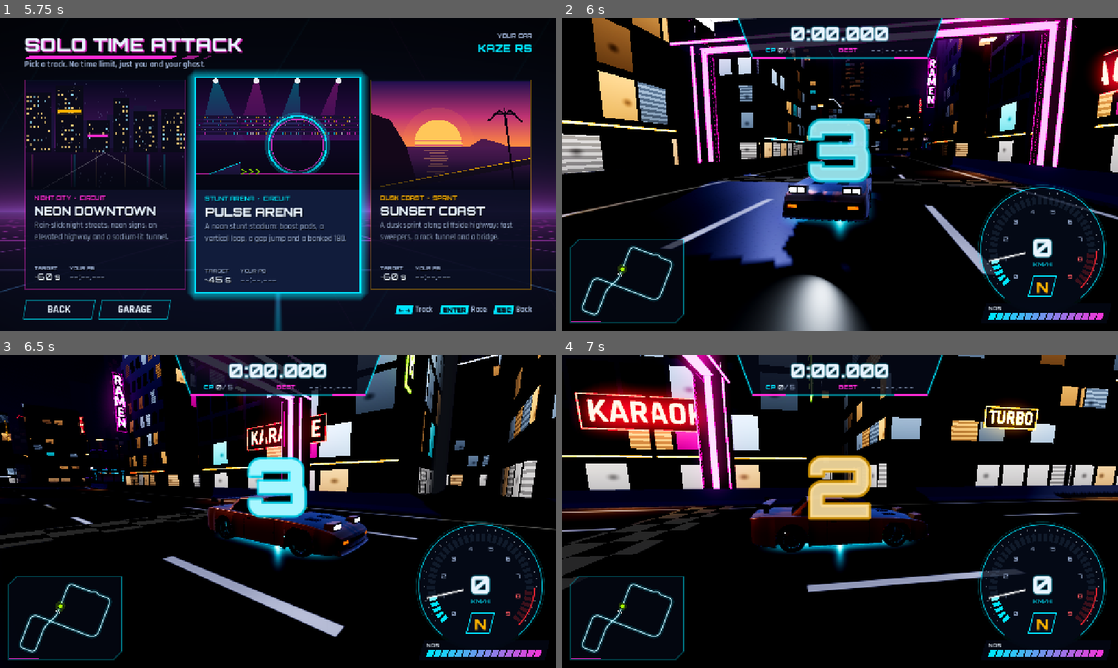
Above: before the commit, frames 1-4 (two rows, left to right).
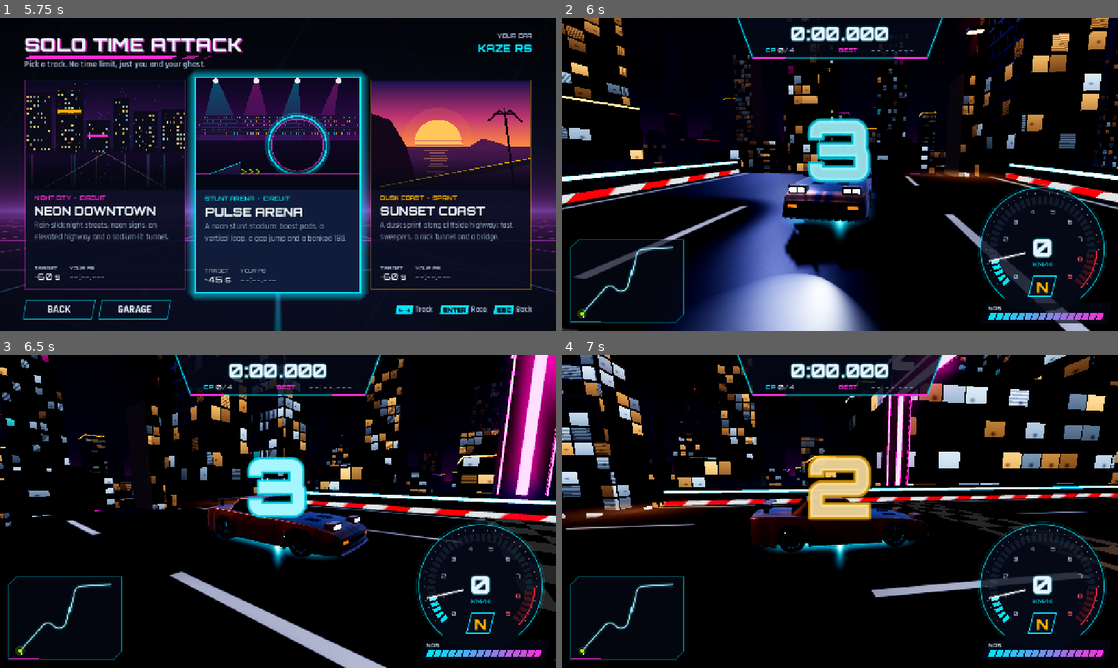
Above: after the commit, the same moments.

Repository: khanhonthetrack/speedfest
Game: Godot game, scene res://ui/main_menu.tscn
Two runs of this game, one before a commit and one after it. Both use one fixed random seed, a clock stepped at 60 frames per second and the inputs below.
Inputs (mouse positions are in pixels of both pictures, inside the frame that each line leads up to):
- Up to frame 1 (5.75 s): tap Enter at 0.5, 5.1 s; move the mouse to (400, 158) at 0.52 s; hold D (steer_right) 0.53-1.25 s; hold C (camera_cycle) 0.53-1.25 s; click (400, 158) at 0.67 s; drag from (166, 190) to (250, 237) at 1.27 s; move the mouse to (333, 105) at 2.02 s; hold D (steer_right) 2.03-2.75 s; hold Q (look_back) 2.03-2.75 s; drag from (250, 237) to (111, 127) at 2.77 s; move the mouse to (444, 221) at 3.52 s; hold A (steer_left) 3.53-4.25 s; tap N at 3.6 s; drag from (111, 127) to (194, 96) at 4.27 s; move the mouse to (305, 174) at 5.02 s; hold S (brake) from 5.03 s (still down); click (305, 174) at 5.17 s
- Up to frame 2 (6 s): release S (brake) at 5.75 s; click (667, 183) at 5.77 s
- Up to frame 3 (6.5 s): no input
- Up to frame 4 (7 s): drag from (756, 433) to (728, 527) at 6.52 s

Frame 1 is identical in both runs. In frame 2, 35% of the frame differs, in the area x 0-100%, y 0-100%; in frame 3, 25%; in frame 4, 29%.

Commit message:
tracks: Trackmania rework part 2: new Neon Downtown rooftop run and Sunset Coast cliff run; low neon barriers along the route; softer super boost; gantry fix for left-shifted loops
Co-Authored-By: Claude Opus 5.5 <noreply@anthropic.com>
Claude-Session: https://claude.ai/code/session_01XWgKiHbRtgKdaQBXSuzZm7

Diff:
--- a/game/tests/tracks/test_tracks.gd
+++ b/game/tests/tracks/test_tracks.gd
@@ -5,9 +5,10 @@
 ## Args: --track=all|<id>
 
 const RANGES := {
-	"downtown": {"len": [1700.0, 2400.0], "cps": [4, 6]},
-	"arena": {"len": [1250.0, 1800.0], "cps": [4, 5]},
-	"coast": {"len": [2600.0, 3400.0], "cps": [5, 6]},
+	# Trackmania-style short stunt tracks (30-45 s)
+	"downtown": {"len": [1100.0, 1800.0], "cps": [4, 6]},
+	"arena": {"len": [1100.0, 1800.0], "cps": [4, 6]},
+	"coast": {"len": [1100.0, 1800.0], "cps": [4, 6]},
 }
 
 var hits: Array = []
@@ -136,7 +137,7 @@
 		TestHooks.check(absf(top_y - base_y - 2.0 * float(l["radius"])) < 1.5, id + "_loop_shape", "top %.1f above entry" % (top_y - base_y))
 	for j in track.data["jumps"]:
 		var vmin: float = j["v_min"] * 3.6
-		TestHooks.check(vmin < 110.0, id + "_jump_min_speed", "%.0f km/h" % vmin)
+		TestHooks.check(vmin < 120.0, id + "_jump_min_speed", "%.0f km/h" % vmin)
 		# flight distance at 210 km/h from the lip; road must run straight to there
 		var v := float(j.get("check_kmh", 210.0)) / 3.6
 		var th: float = j["angle"]
--- a/game/tracks/defs/arena.gd
+++ b/game/tracks/defs/arena.gd
@@ -11,7 +11,7 @@
 		"platform": true,
 		"start_pos": Vector3(0, 30, 0),
 		"start_yaw": 0.0,
-		"walls": "none",
+		"walls": "both",
 		"wall_style": "neon",
 		"road_style": "neon",
 		"edge_neon": "cyan",
@@ -29,7 +29,7 @@
 			{"walls": "both"},
 			{"t": 90, "r": 60, "bank": 24},
 			{"s": 10},
-			{"walls": "none"},
+			{"walls": "both"},
 			{"cp": true},
 			{"s": 30}, {"boost": 12, "super": true}, {"s": 50, "w": 14.0},
 			{"loop": 20.0, "shift": 17.0},
@@ -40,7 +40,7 @@
 			{"walls": "both"},
 			{"wallride": -130, "r": 70, "roll": 75, "ramp": 62.0},
 			{"s": 40},
-			{"walls": "none"},
+			{"walls": "both"},
 			{"s": 60, "w": 22.0},
 			{"jump": {"ramp": 40.0, "h": 3.0, "gap": 26.0, "land": 70.0, "drop": 3.0, "end_dy": -4.0, "check_kmh": 220.0}, "w": 28.0},
 			{"cp": true},
@@ -52,7 +52,7 @@
 			{"cp": true},
 			{"boost": 12},
 			{"s": 60, "w": 22.0},
-			{"walls": "none"},
+			{"walls": "both"},
 			{"jump": {"ramp": 40.0, "h": 5.0, "gap": 24.0, "land": 60.0, "drop": 3.0, "end_dy": -3.0, "finish": true}},
 			{"s": 70},
 		],
--- a/game/tracks/defs/coast.gd
+++ b/game/tracks/defs/coast.gd
@@ -1,54 +1,61 @@
 extends RefCounted
-## Sunset Coast: dusk point-to-point sprint (~3 km) along a cliffside highway. The sea is on
-## the right (east). Fast sweepers, elevation, a long bridge over a bay and a rock tunnel.
+## Sunset Coast: Trackmania-style cliff run (~40 s, point to point) hanging over the cliffs and the
+## bay at dusk. Fast banked sweepers, a wall ride along the cliff face, a red super boost into a
+## huge jump across the bay, a loop on the headland, a drop and a final jump through the finish.
+## The sea is on the right (east).
 
 
 func layout() -> Dictionary:
 	return {
-		"width": 15.0,
+		"width": 18.0,
 		"circuit": false,
-		"start_pos": Vector3(0, 34, 0),
+		"platform": true,
+		"start_pos": Vector3(0, 46, 0),
 		"start_yaw": 0.0,
 		"walls": "both",
-		"wall_style": "guardrail",
+		"wall_style": "neon",
+		"road_style": "guardrail",
+		"edge_neon": "orange",
 		"ground": "terrain",
-		"kill_y": -3.0,
-		"road_depth": 2.6,
 		"ground_y": 0.0,
+		"terrain_clearance": 16.0,
+		"lift_banks": false,
+		"kill_below": 7.0,
 		"wet": false,
 		"segments": [
-			{"s": 30}, {"start": true}, {"s": 170, "dy": -4.0},
-			{"t": -35, "r": 260, "bank": 7, "dy": -6.0},
-			{"t": 50, "r": 250, "bank": 8, "dy": -3.0},
-			{"cp": true},
-			{"s": 140, "dy": 6.0},
-			{"t": -45, "r": 230, "bank": 8},
-			{"s": 100, "dy": -8.0},
-			{"t": 40, "r": 220, "bank": 8, "dy": -5.0},
+			{"s": 15}, {"start": true}, {"s": 25},
+			{"boost": 12}, {"s": 50},
+			# fast banked sweepers
+			{"walls": "both"},
+			{"t": -40, "r": 110, "bank": 16},
+			{"t": 45, "r": 110, "bank": 16},
+			{"walls": "both"},
 			{"cp": true},
 			{"s": 40},
-			{"zone": "bridge", "on": true},
-			{"s": 340},
-			{"zone": "bridge", "on": false},
+			# wall ride along the cliff face (right-hand)
+			{"walls": "both"},
+			{"wallride": 110, "r": 70, "roll": 75, "ramp": 62.0},
+			{"s": 40},
+			{"walls": "both"},
 			{"cp": true},
-			{"s": 30},
-			{"t": -40, "r": 230, "bank": 7, "dy": 8.0},
-			{"zone": "tunnel", "on": true},
-			{"s": 110},
-			{"t": -30, "r": 260, "bank": 4},
+			{"s": 100}, {"boost": 12}, {"s": 70, "w": 24.0},
+			# the huge jump across the bay: a wide landing pad well below the lip, long run-out
+			{"jump": {"ramp": 45.0, "h": 3.0, "gap": 55.0, "land": 90.0, "drop": 8.0, "end_dy": -10.0, "check_kmh": 260.0}, "w": 40.0, "zone": "bridge"},
+			{"cp": true},
+			{"s": 170, "w": 18.0},
+			{"walls": "both"},
+			{"t": -70, "r": 80, "bank": 20},
+			{"walls": "both"},
+			{"s": 30}, {"boost": 12, "super": true}, {"s": 40, "w": 14.0},
+			# loop on the headland
+			{"loop": 20.0, "shift": -17.0},
+			{"s": 40, "w": 18.0},
+			{"cp": true},
+			# drop toward the beach
+			{"s": 120, "dy": -16.0},
+			{"boost": 12},
+			{"s": 60, "w": 22.0},
+			{"jump": {"ramp": 40.0, "h": 4.0, "gap": 24.0, "land": 60.0, "drop": 3.0, "end_dy": -3.0, "finish": true}},
 			{"s": 70},
-			{"zone": "tunnel", "on": false},
-			{"cp": true},
-			{"t": 45, "r": 230, "bank": 8, "dy": -10.0},
-			{"s": 180, "dy": -4.0},
-			{"t": -45, "r": 220, "bank": 8, "dy": -2.0},
-			{"s": 60},
-			{"cp": true},
-			{"t": 40, "r": 240, "bank": 7},
-			{"s": 80},
-			{"t": -25, "r": 260, "bank": 4},
-			{"s": 140},
-			{"finish": true},
-			{"s": 120},
 		],
 	}
--- a/game/tracks/defs/downtown.gd
+++ b/game/tracks/defs/downtown.gd
@@ -1,51 +1,56 @@
 extends RefCounted
-## Neon Downtown: rainy night city circuit (~2 km). Grid corners, a chicane, an elevated
-## highway with on/off ramps that crosses over the home straight, and a sodium-lit tunnel.
+## Neon Downtown: Trackmania-style rooftop run (~35 s, point to point) at skyscraper height in a
+## rainy neon city. Floating wet platform roads: a rooftop gap jump, a wall ride along a building
+## face, a super-boosted loop around a giant neon sign, a dive between towers and a final jump
+## through the finish arch.
 
 
 func layout() -> Dictionary:
 	return {
-		"width": 16.0,
-		"circuit": true,
-		"start_pos": Vector3(0, 0, 0),
+		"width": 18.0,
+		"circuit": false,
+		"platform": true,
+		"start_pos": Vector3(0, 56, 0),
 		"start_yaw": 0.0,
 		"walls": "both",
-		"wall_style": "concrete",
-		"ground": "city",
+		"wall_style": "neon",
+		"road_style": "concrete",
+		"edge_neon": "magenta",
+		"ground": "none",
 		"ground_y": 0.0,
+		"lift_banks": false,
+		"kill_below": 7.0,
 		"wet": true,
 		"segments": [
-			{"s": 40}, {"start": true}, {"s": 160},
-			{"t": 90, "r": 32, "bank": 3},
-			{"s": 60}, {"cp": true}, {"s": 80},
-			# chicane
-			{"t": -32, "r": 36, "bank": 3}, {"t": 64, "r": 36, "bank": 3}, {"t": -32, "r": 36, "bank": 3},
-			{"s": 60},
-			{"t": 90, "r": 32, "bank": 3},
-			{"s": 30},
-			# on-ramp up to the elevated highway
-			{"s": 170, "dy": 10.0},
+			{"s": 15}, {"start": true}, {"s": 25},
+			{"boost": 12}, {"s": 50, "w": 22.0},
+			# rooftop gap jump
+			{"jump": {"ramp": 40.0, "h": 3.0, "gap": 30.0, "land": 70.0, "drop": 4.0, "end_dy": -6.0, "check_kmh": 220.0}, "w": 26.0},
 			{"cp": true},
-			{"s": 30},
-			{"t": 90, "r": 55, "bank": 6},
-			{"zone": "bridge", "on": true},
-			{"s": 210},
+			{"s": 100, "w": 18.0},
+			{"walls": "both"},
+			{"t": 90, "r": 60, "bank": 22},
+			{"s": 20},
+			# wall ride along a building face (left-hand)
+			{"wallride": -120, "r": 70, "roll": 75, "ramp": 62.0},
+			{"s": 40},
+			{"walls": "both"},
 			{"cp": true},
-			{"s": 210},
-			{"zone": "bridge", "on": false},
-			{"t": -90, "r": 45, "bank": 6},
-			# off-ramp
-			{"s": 170, "dy": -10.0},
+			{"s": 30}, {"boost": 12, "super": true}, {"s": 50, "w": 14.0},
+			# loop around the giant neon sign
+			{"loop": 20.0, "shift": 17.0},
+			{"s": 40, "w": 18.0},
 			{"cp": true},
+			# dive between the towers
+			{"s": 130, "dy": -18.0},
+			{"walls": "both"},
+			{"t": 75, "r": 70, "bank": 18},
 			{"s": 20},
-			{"t": -90, "r": 32, "bank": 3},
-			{"s": 60},
-			{"t": -90, "r": 32, "bank": 3},
-			{"s": 20},
-			{"zone": "tunnel", "on": true},
-			{"s": 130},
-			{"zone": "tunnel", "on": false},
+			{"walls": "both"},
 			{"cp": true},
-			{"close": true},
+			{"boost": 12},
+			{"s": 60, "w": 22.0},
+			{"jump": {"ramp": 40.0, "h": 4.0, "gap": 24.0, "land": 60.0, "drop": 3.0, "end_dy": -3.0, "finish": true}},
+			{"s": 70},
 		],
 	}
--- a/game/tracks/track_builder.gd
+++ b/game/tracks/track_builder.gd
@@ -87,7 +87,7 @@
 		if s.has("boost"):
 			var sup: bool = s.get("super", false)
 			boosts.append({"d": d0, "len": float(s["boost"]), "super": sup,
-				"accel": float(s.get("accel", 34.0 if sup else 22.0)), "dur": float(s.get("dur", 2.2 if sup else 1.4))})
+				"accel": float(s.get("accel", 28.0 if sup else 20.0)), "dur": float(s.get("dur", 1.8 if sup else 1.3))})
 			zones.append({"from": d0 - 2.0, "to": d0 + float(s["boost"]) + 2.0, "kind": "boost"})
 			continue
 		if s.has("walls") and s.size() == 1:
@@ -1276,6 +1276,7 @@
 ## and a mountain covers the tunnel.
 static func build_terrain(root: Node3D, data: Dictionary, layout: Dictionary) -> void:
 	var path: TrackPath = data["path"]
+	var clearance: float = layout.get("terrain_clearance", 1.6)   # terrain this far below the deck
 	var rect := path_bbox(path, 280.0)
 	var cell := 10.0
 	var nx := ceili(rect.size.x / cell) + 1
@@ -1337,7 +1338,7 @@
 			var dist := sqrt(best[k])
 			var hw := path.width_at(dd[k]) * 0.5
 			var e := maxf(0.0, dist - hw - 4.0)
-			var base: float = ry[k] - 1.6
+			var base: float = ry[k] - clearance
 			var fall := 1.0 - smoothstep(radius - 110.0, radius - 10.0, dist)
 			if lat[k] < 0.0:
 				var rise := 78.0 * (1.0 - exp(-e / 70.0)) + absf(n) * minf(e, 60.0) * 0.55
@@ -1600,8 +1601,8 @@
 		var right: Vector3 = l["axis"]
 		var fwd := Vector3(-f0.basis.z.x, 0, -f0.basis.z.z).normalized()
 		var base := f0.origin
-		var x_left := -hw - 3.5
-		var x_right := shift + hw + 3.5
+		var x_left := minf(0.0, shift) - hw - 3.5
+		var x_right := maxf(0.0, shift) + hw + 3.5
 		var top := 2.0 * r + 4.0
 		var frame := Acc.new()
 		var neon := Acc.new()
@@ -1634,7 +1635,7 @@
 			frame.box(Transform3D(bas, hc), Vector3(0.3, top - hb, 0.3))
 		var mesh := ArrayMesh.new()
 		frame.commit(mesh, material("barrier_neon_body"))
-		neon.commit(mesh, material("neon_cyan"))
+		neon.commit(mesh, material("neon_" + String(_layout.get("edge_neon", "cyan"))))
 		var mi := MeshInstance3D.new()
 		mi.name = "LoopGantryMesh"
 		mi.mesh = mesh
